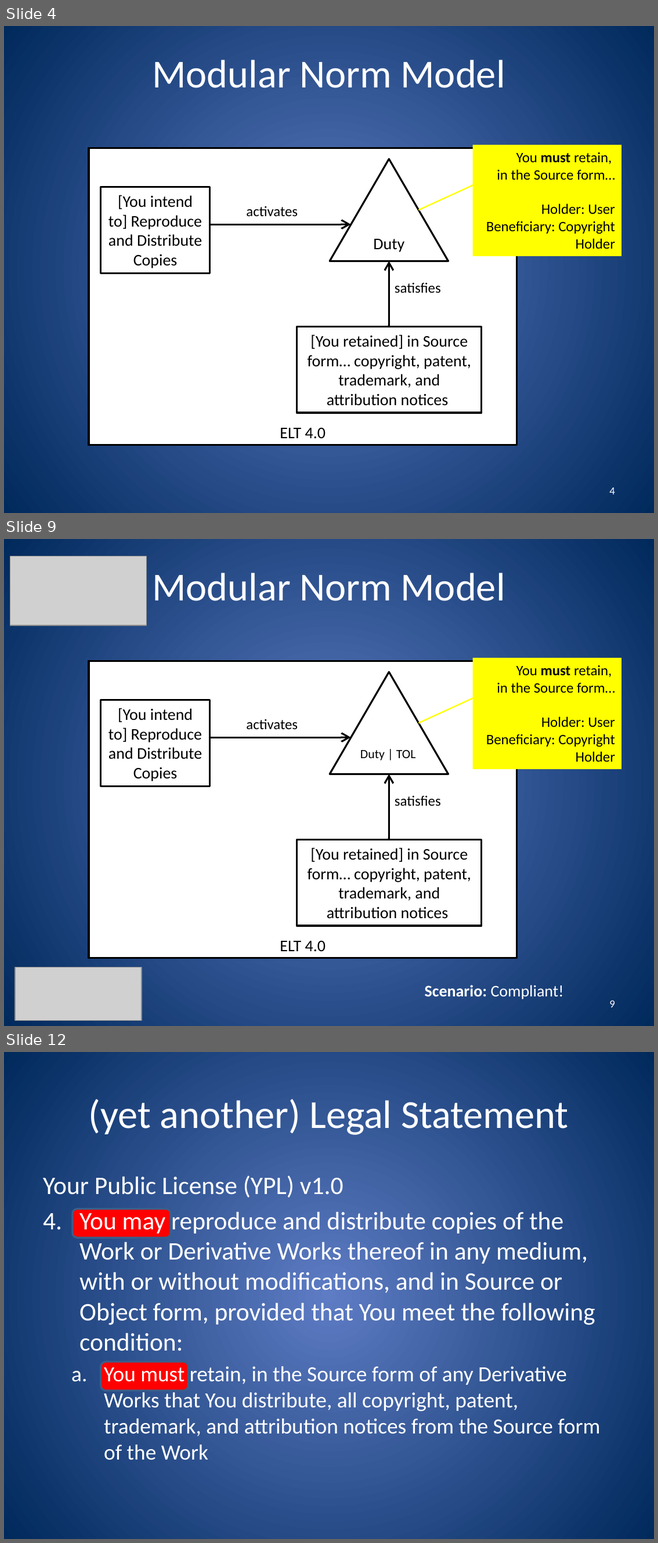
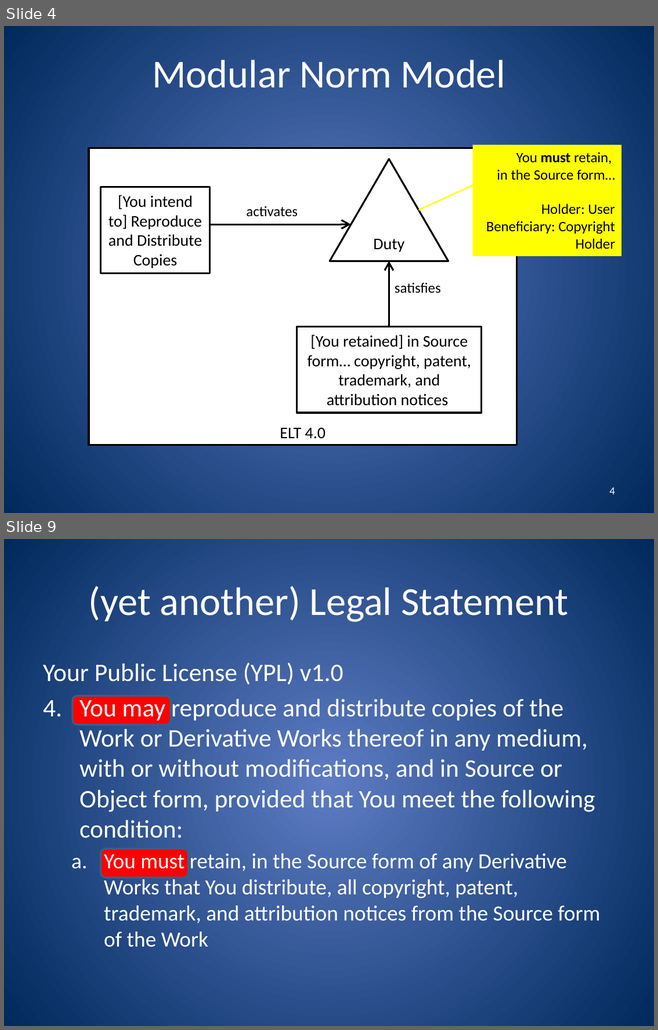
Before and after one commit to robinagandhi/modularnorms, a slide deck: examples/tutorial-slides.pptx. Shown one above the other, each under a label of ours: slides 4, 9 and 12 before the commit, slides 4 and 9 after it; the slides between them are not shown. The pictures are 658x1543 and 658x1030 pixels, drawn with LibreOffice and Linux fonts; fonts in the diff are those of the drawing; grey boxes stand for pictures. Boxes give left, top, right and bottom in pixels: in the first picture for what was removed or moved away, otherwise in the second. Text is boxed around its words. In the diff, an @@ line names an element or a change of style, - is before the commit and + after.

```diff
--- a/examples/tutorial-slides.pptx
+++ b/examples/tutorial-slides.pptx
@@ slide 9 removed at <box>4,539,654,1026</box>, background gradient #5E7CC5 to #00295C @@
@@ picture removed at <box>10,556,146,625</box> @@
@@ title removed at <box>152,573,505,601</box> @@
-Modular Norm Model
@@ rectangle removed at <box>473,658,621,770</box> @@
-You must retain,
-in the Source form…
-Holder: User
-Beneficiary: Copyright Holder
@@ rectangle removed at <box>89,661,517,958</box> @@
-ELT 4.0
@@ triangle removed at <box>329,672,448,774</box> @@
-Duty
@@ rectangle removed at <box>101,700,210,787</box> @@
-[You intend to] Reproduce and Distribute Copies
@@ line removed from (419, 723) to (474, 697) @@
@@ text removed at <box>246,719,297,729</box> @@
-activates
@@ arrow removed from (210, 737) to (350, 737) @@
@@ text removed at <box>360,750,416,761</box> @@
-Duty | TOL
@@ arrow removed from (389, 840) to (389, 774) @@
@@ text removed at <box>394,796,441,806</box> @@
-satisfies
@@ rectangle removed at <box>297,840,481,926</box> @@
-[You retained] in Source form… copyright, patent, trademark, and attribution notices
@@ picture removed at <box>15,967,141,1020</box> @@
@@ text removed at <box>424,985,564,1000</box> @@
-Scenario: Compliant!
@@ page number removed at <box>609,1001,614,1008</box> @@
-9
@@ what was slide 12 is now slide 9 @@
```
Also in this commit, not shown: 8 slides changed, 1 slide added, 2 other slides removed.
